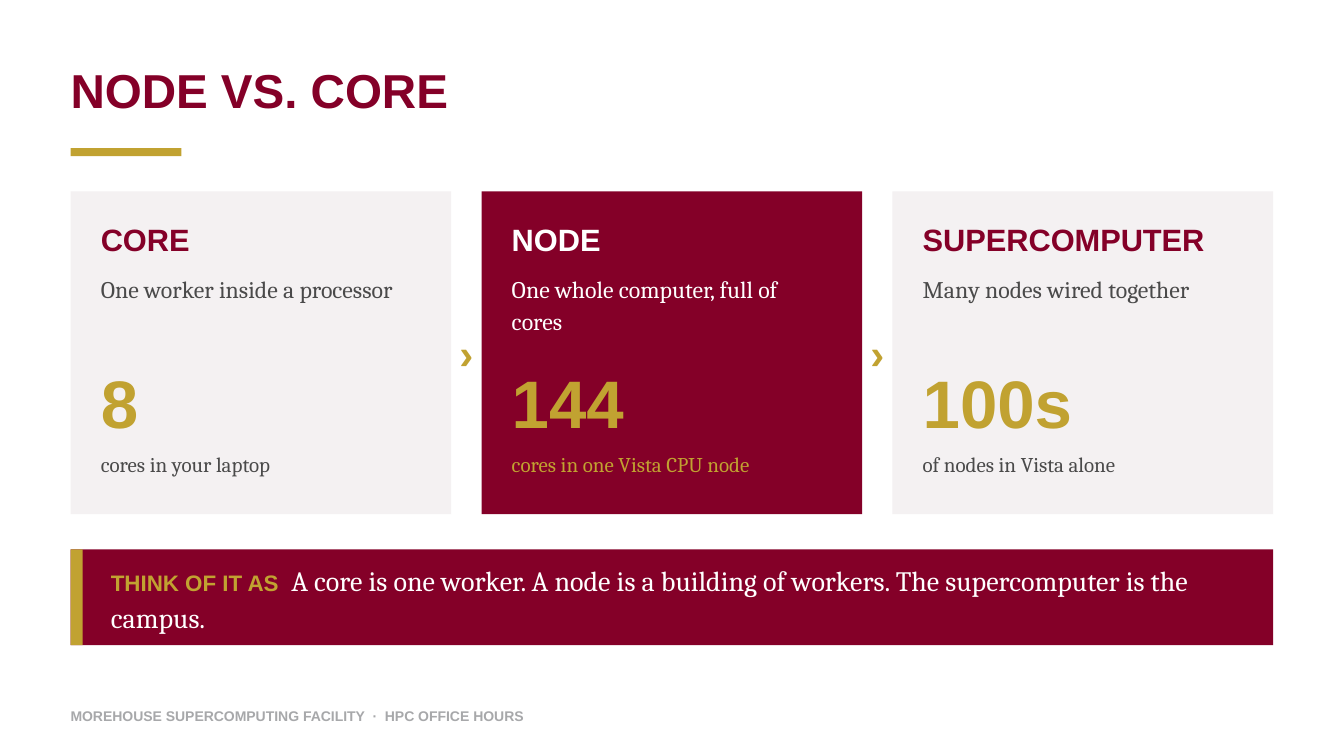
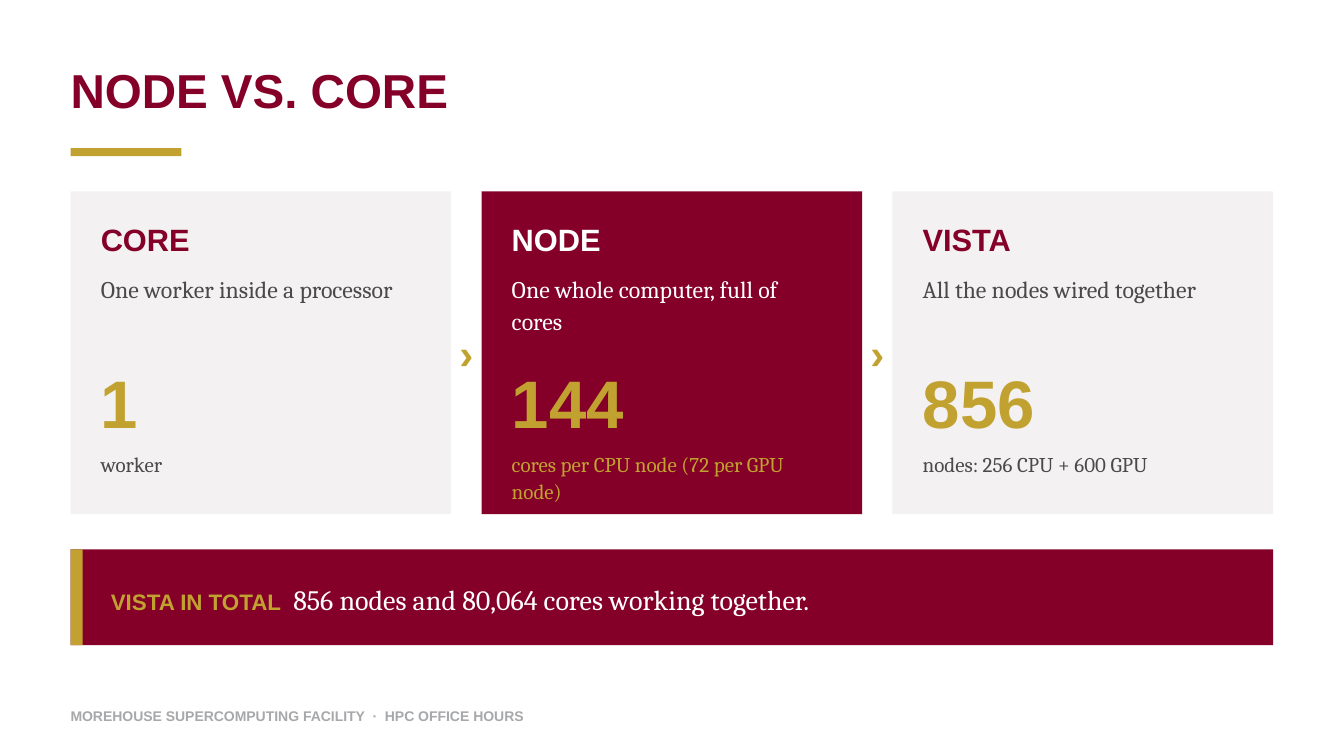
Before and after one commit to morehouse-supercomputing/hpc-office-hours, a slide deck: slide 7 of slides/hpc-office-hours.pptx. Drawn at 1344x756 pixels with LibreOffice and Linux fonts; fonts in the diff are those of the drawing. Boxes give left, top, right and bottom in pixels: in the first picture for what was removed or moved away, otherwise in the second. Text is boxed around its words. In the diff, an @@ line names an element or a change of style, - is before the commit and + after.

Commit message:
Use Vista node and core counts

```diff
--- a/slides/hpc-office-hours.pptx
+++ b/slides/hpc-office-hours.pptx
@@ text at [923, 229, 1011, 252]: text changed @@
-SUPERCOMPUTER
+VISTA
@@ text at [923, 281, 1196, 303]: text changed @@
-Many nodes wired together
+All the nodes wired together
@@ text at [101, 381, 138, 428]: text changed @@
-8
+1
@@ text at [923, 381, 1035, 429]: text changed @@
-100s
+856
@@ text at [101, 457, 162, 472]: text changed @@
-cores in your laptop
+worker
@@ text at [512, 457, 784, 502]: text changed @@
-cores in one Vista CPU node
+cores per CPU node (72 per GPU node)
@@ text at [923, 457, 1148, 472]: text changed @@
-of nodes in Vista alone
+nodes: 256 CPU + 600 GPU
@@ text at [111, 590, 809, 616]: text changed @@
-THINK OF IT AS A core is one worker. A node is a building of workers. The supercomputer is the campus.
+VISTA IN TOTAL 856 nodes and 80,064 cores working together.
```
Also in this commit, not shown: 1 other file.
